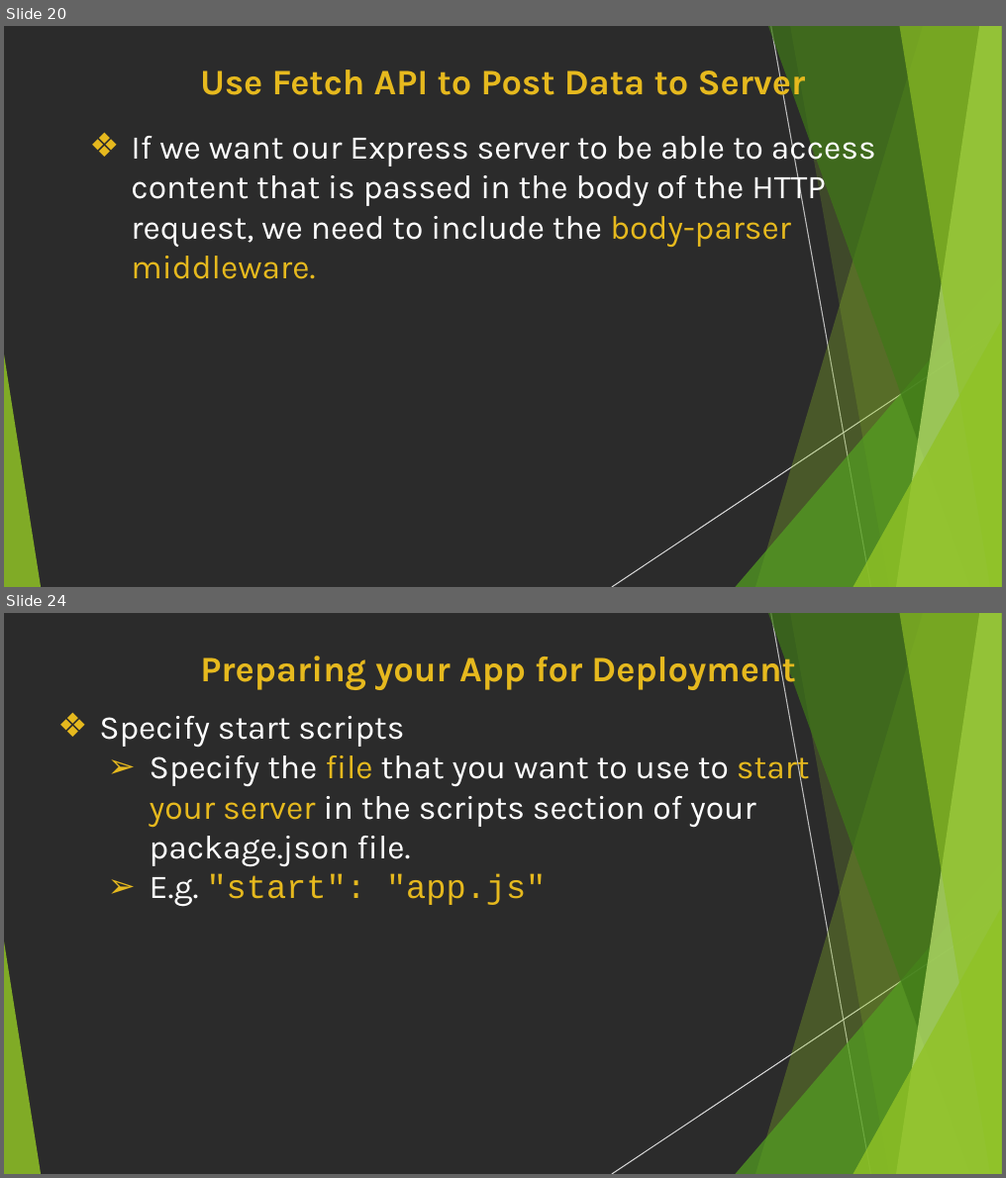
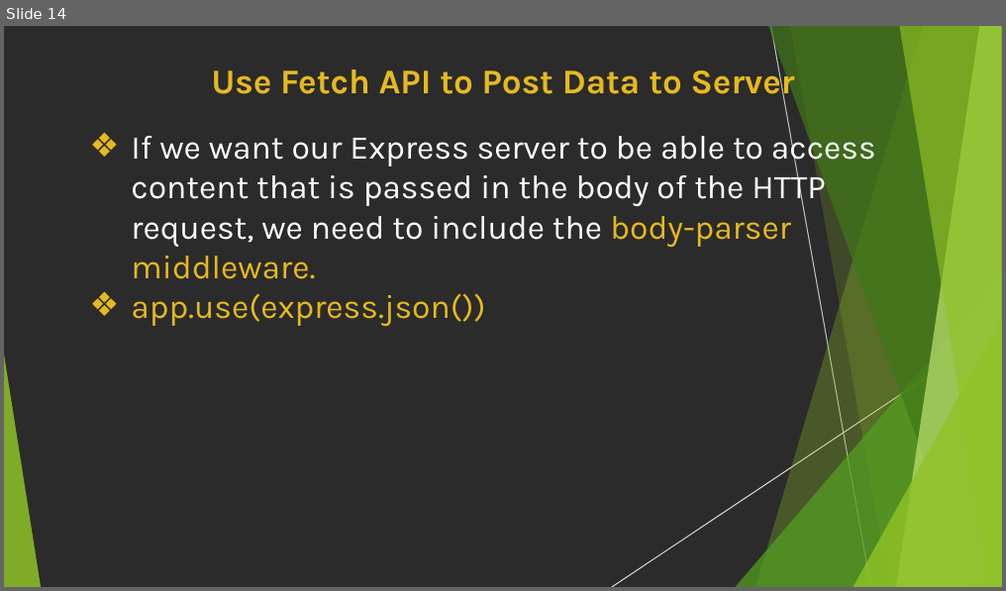
Before and after one commit to AssadMehmood/BackendNodeJS, a slide deck: Week2/Day1/FullStackWithReactAndExpress.pptx. Shown one above the other, each under a label of ours: slides 20 and 24 before the commit, slide 14 after it; the slides between them are not shown. The pictures are 1006x1178 and 1006x591 pixels, drawn with LibreOffice and Linux fonts; fonts in the diff are those of the drawing; background and template pictures are left out; a plain dark background stands for a picture behind light text. Boxes give left, top, right and bottom in pixels: in the first picture for what was removed or moved away, otherwise in the second. Text is boxed around its words. In the diff, an @@ line names an element or a change of style, - is before the commit and + after.

```diff
--- a/Week2/Day1/FullStackWithReactAndExpress.pptx
+++ b/Week2/Day1/FullStackWithReactAndExpress.pptx
@@ slide 24 removed at <box>4,613,1002,1174</box>, background picture (left out); not listed: 10 template elements that a slide beside it also shows @@
@@ title removed at <box>200,650,796,691</box> @@
-Preparing your App for Deployment
@@ text removed at <box>99,716,810,907</box> @@
-❖ Specify start scripts
-  ➢ Specify the file that you want to use to start your server in the scripts section of your package.json file.
-  ➢ E.g. "start": "app.js"
@@ what was slide 20 is now slide 14 @@
@@ slide 14 changed as well @@
@@ title "Use Fetch API to Post ..." at <box>211,63,795,103</box>: size 25.9 to 25 pt @@
@@ outline redrawn in 3 elements at <box>755,26,1002,586</box>, <box>790,26,1002,586</box>, <box>768,26,1002,586</box> @@
@@ text at <box>131,293,485,327</box>: paragraph added @@
+❖ app.use(express.json())
```
Also in this commit, not shown: 12 other slides changed, 12 other slides removed, 4 other files.
